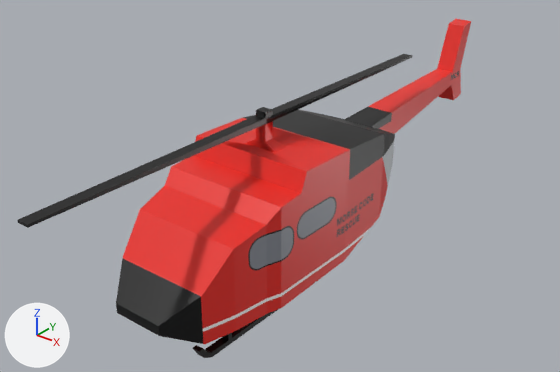
A saved change to the FBX model Assets/Models/heli.fbx.
Before and after are seen from a 50 mm lens placed at (0.762, -0.977, 0.54), pointed at (-0.032, 0.015, -0.076). Every picture has the same lights, and +X, +Y and +Z are marked at lower left.

The scene before the commit, as lines of its bpy script (objects in view):
```python
me_cube_001 = bpy.data.meshes.new('Cube.001')
me_cube_001.from_pydata(...)  # 260 vertices, 273 faces; spans x -0.117..0.117, y -0.525..0.636, z -0.219..0.114
me_cube_001.materials.append(mat_material)  # picture img_texture_heli_png
ob_mesh_heli = bpy.data.objects.new('mesh_heli', me_cube_001)
ob_mesh_heli.location = (0.0, 0.0, 0.0)
```
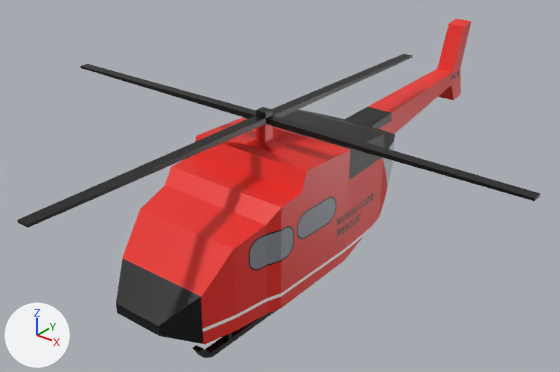
The change in detail:
Mesh me_blades_001 is new.
It has 32 vertices, 31 faces and spans x -0.46..0.46, y -0.525..0.394, z 0.082..0.092.
It uses material mat_material (picture img_texture_heli_png).
Object 'mesh_blades' (ob_mesh_blades) is new; it shows me_blades_001.
Its location is (0.0, 0.0, 0.0).

What differs and where, as boxes [x1, y1, x2, y2] in the pictures (560 x 372 px):
'mesh_blades', added (black): after [17, 54, 540, 228]
